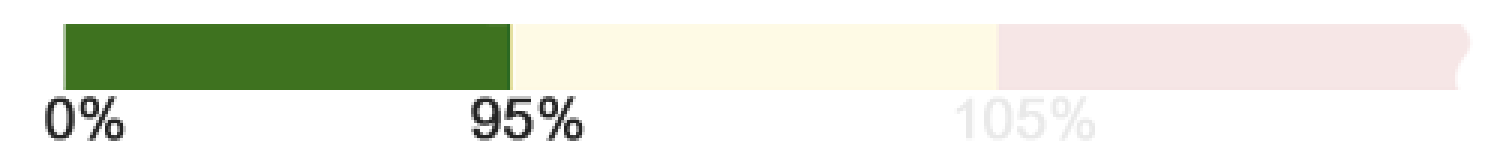
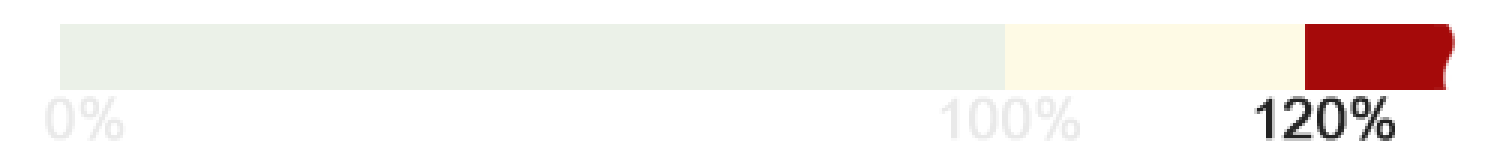
Layered file, before and after one edit (1500px x 159px). Changes by layer:
renamed "105%" to "120%", opacity 10% → 100%, painted on it over (954, 96, 1395, 141)
renamed "95%" to "100%", opacity 100% → 10%, painted on it over (471, 96, 1080, 141)
"0%": opacity 100% → 10% over (45, 96, 126, 141)
added layer "red" above "yellow" over (1305, 24, 1458, 90)
added layer "yellow" (10%) above "green" over (1005, 24, 1305, 90)
renamed "레이어 0" to "green", opacity 100% → 10%, painted on it over (60, 24, 1473, 90)
